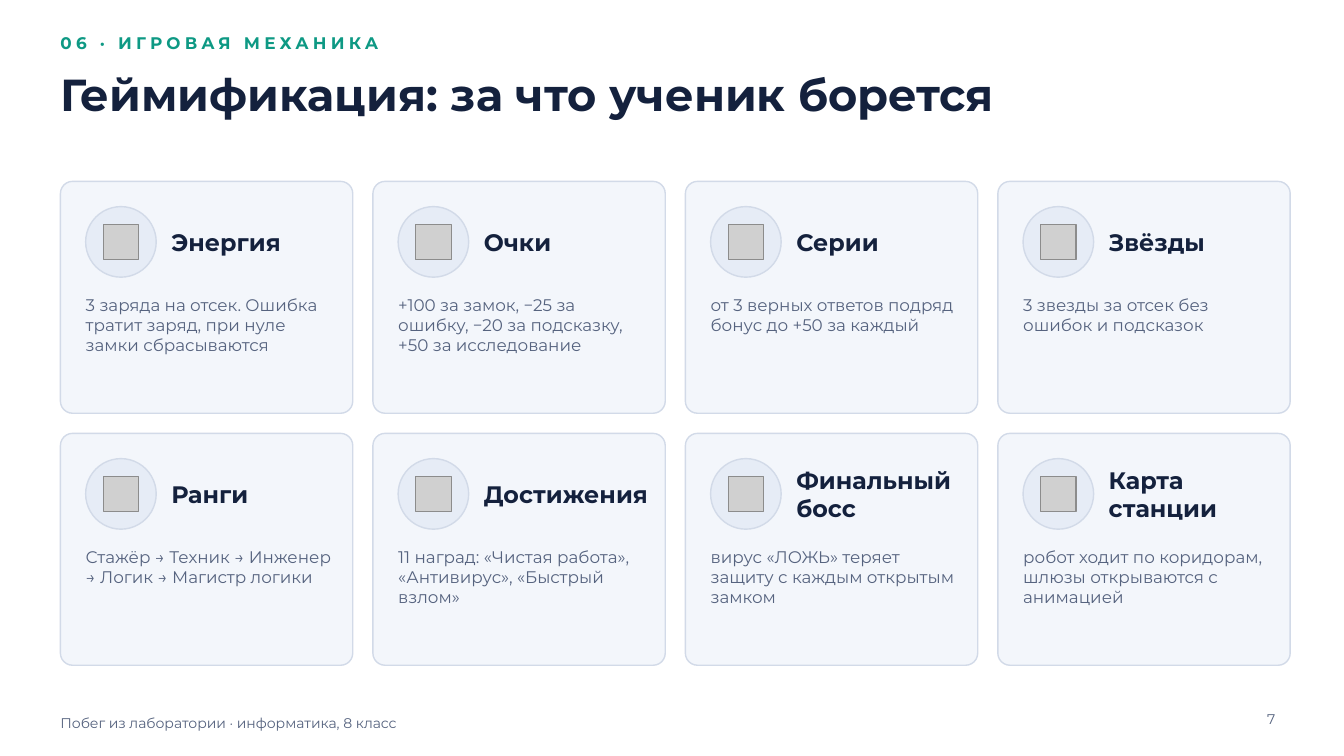
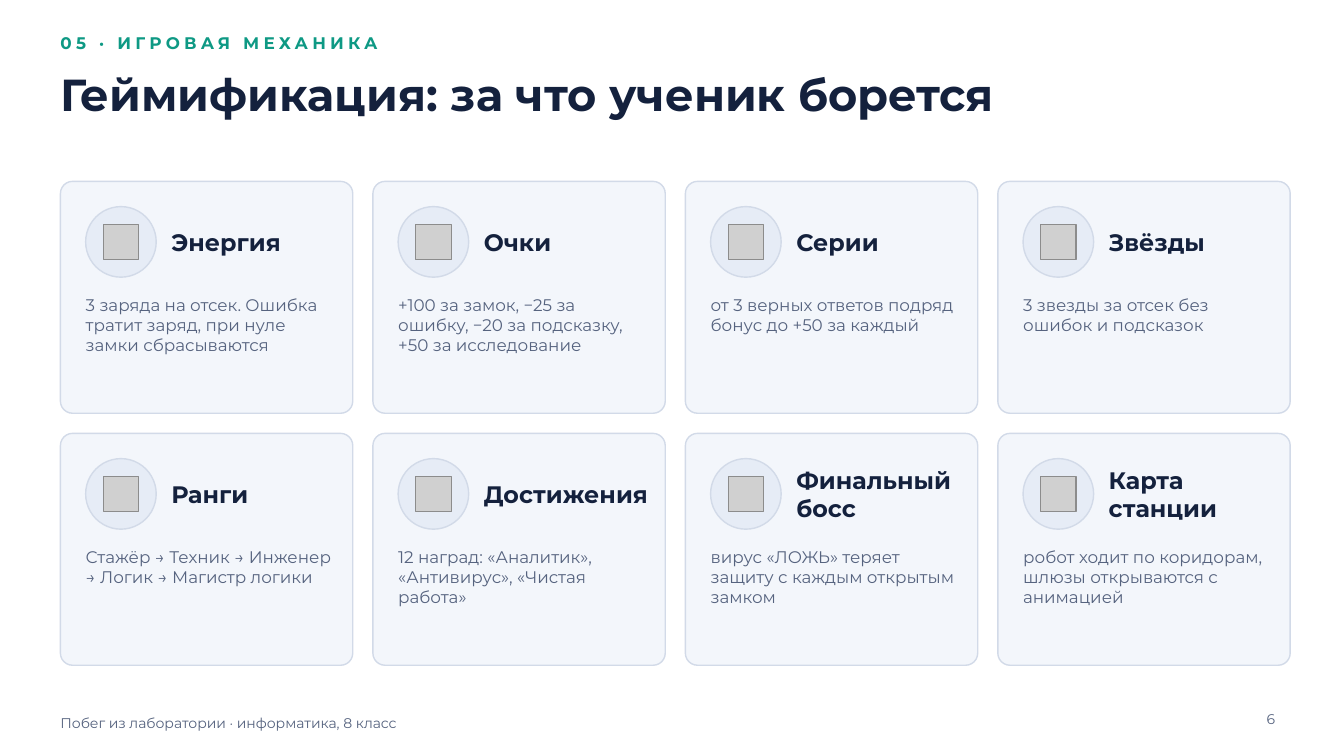
Before and after one commit to galiyabanum/logical, a slide deck: slide 6 of docs/Побег_из_лаборатории_презентация.pptx (slide 7 before the commit). Drawn at 1344x756 pixels with LibreOffice and Linux fonts; fonts in the diff are those of the drawing; grey boxes stand for pictures. Boxes give left, top, right and bottom in pixels: in the first picture for what was removed or moved away, otherwise in the second. Text is boxed around its words. In the diff, an @@ line names an element or a change of style, - is before the commit and + after.

```diff
--- a/docs/Побег_из_лаборатории_презентация.pptx
+++ b/docs/Побег_из_лаборатории_презентация.pptx
@@ text at bbox=[60, 37, 377, 50]: text changed @@
-06 · ИГРОВАЯ МЕХАНИКА
+05 · ИГРОВАЯ МЕХАНИКА
@@ text at bbox=[398, 551, 592, 606]: text changed @@
-11 наград: «Чистая работа», «Антивирус», «Быстрый взлом»
+12 наград: «Аналитик», «Антивирус», «Чистая работа»
@@ page number at bbox=[1267, 714, 1276, 724]: text changed @@
-7
+6
```
Also in this commit, not shown: 3 other slides changed, 3 slides added, 3 slides removed, 3 other files.
